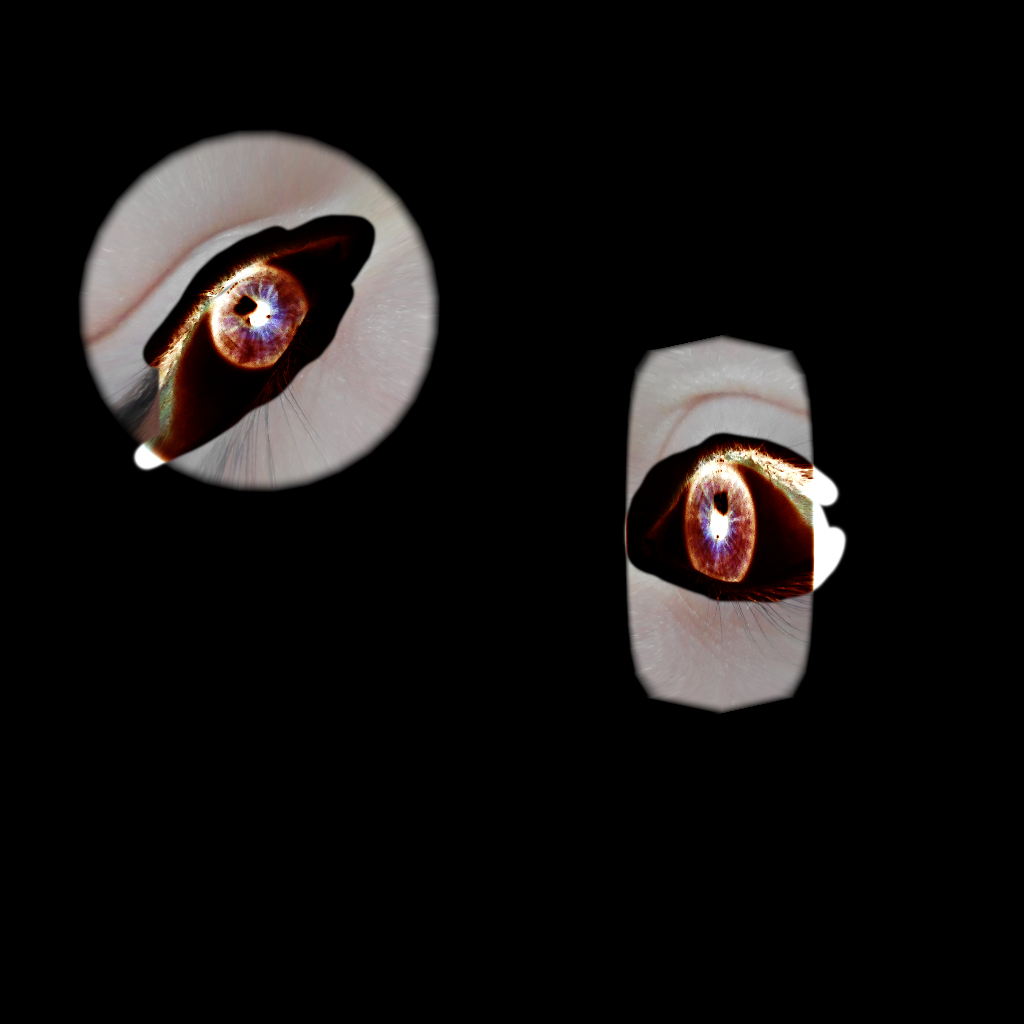
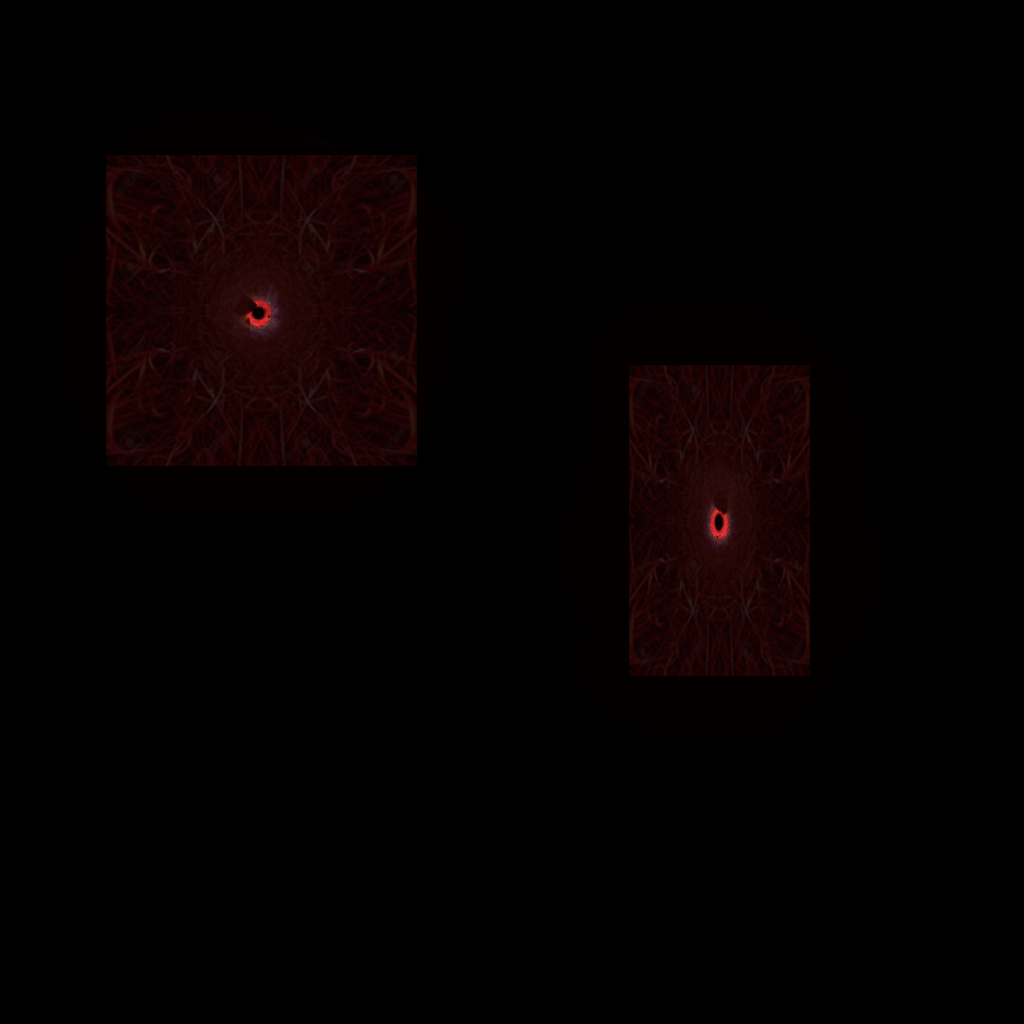
The second 1024px x 1024px image is a revision of the first. Changes to its layers:
added group "diable" with 12 layers above "Courbes 1 copie 2" over (61, 114, 880, 742)
added group "Groupe 1 copie" with 4 layers in group "diable" over (629, 365, 810, 676)
added layer "Calque 3" (1st of 2, in "diable" › "Groupe 1 copie") in group "Groupe 1 copie" over (713, 509, 724, 538)
added layer "Calque 2 copie 2" (1st of 2, in "diable" › "Groupe 1 copie") (15%) in group "Groupe 1 copie" over (629, 365, 810, 676)
added layer "Calque 2 copie" (1st of 2, in "diable" › "Groupe 1 copie") (multiply) in group "Groupe 1 copie" over (684, 433, 756, 608)
added layer "Calque 2" (1st of 2, in "diable" › "Groupe 1 copie") (divide) in group "Groupe 1 copie" over (684, 433, 756, 608)
added group "Groupe 1" with 4 layers in group "diable" over (106, 155, 417, 466)
added layer "Calque 3" (2nd of 2, in "diable" › "Groupe 1") in group "Groupe 1" over (247, 303, 269, 325)
added layer "Calque 2 copie 2" (2nd of 2, in "diable" › "Groupe 1") (15%) in group "Groupe 1" over (106, 155, 417, 466)
added layer "Calque 2 copie" (2nd of 2, in "diable" › "Groupe 1") (multiply) in group "Groupe 1" over (174, 223, 349, 398)
added layer "Calque 2" (2nd of 2, in "diable" › "Groupe 1") (divide) in group "Groupe 1" over (174, 223, 349, 398)
added layer "Calque 1" in group "diable" over (61, 114, 880, 742)
